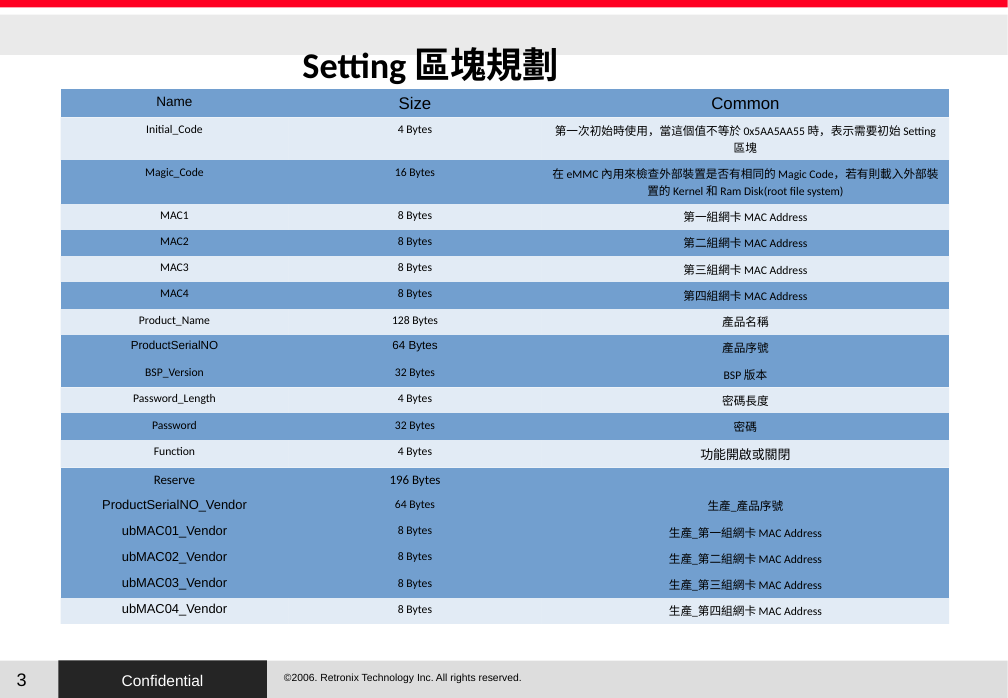
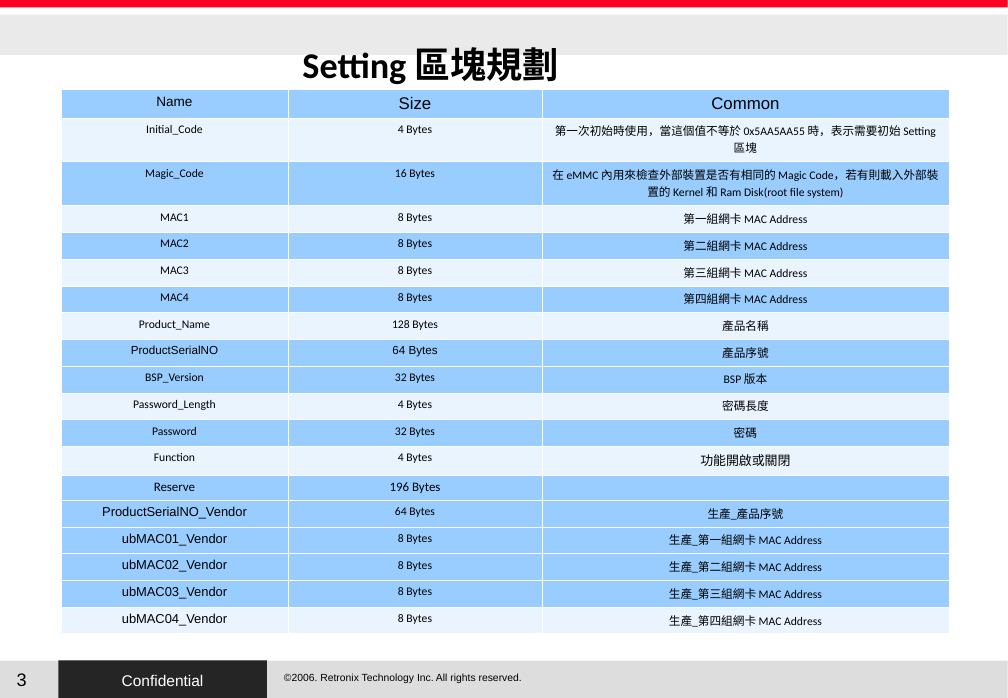
Before and after one commit to RetronixTechInc/u-boot-rtx, a slide deck: slide 3 of RTX/uboot.odp. Drawn at 1008x698 pixels with LibreOffice and Linux fonts; fonts in the diff are those of the drawing; background and template pictures are left out. Boxes give left, top, right and bottom in pixels: in the first picture for what was removed or moved away, otherwise in the second. Text is boxed around its words. In the diff, an @@ line names an element or a change of style, - is before the commit and + after.

```diff
--- a/RTX/uboot.odp
+++ b/RTX/uboot.odp
@@ table at [60, 89, 949, 634] @@
@@ fill #729FCF to #99CCFF in 36 cells @@
@@ fill #729FCF at 20% opacity to #99CCFF at 20% opacity in 21 cells @@
@@ borders changed @@
```
Also in this commit, not shown: 5 other slides changed, 5 other files.
